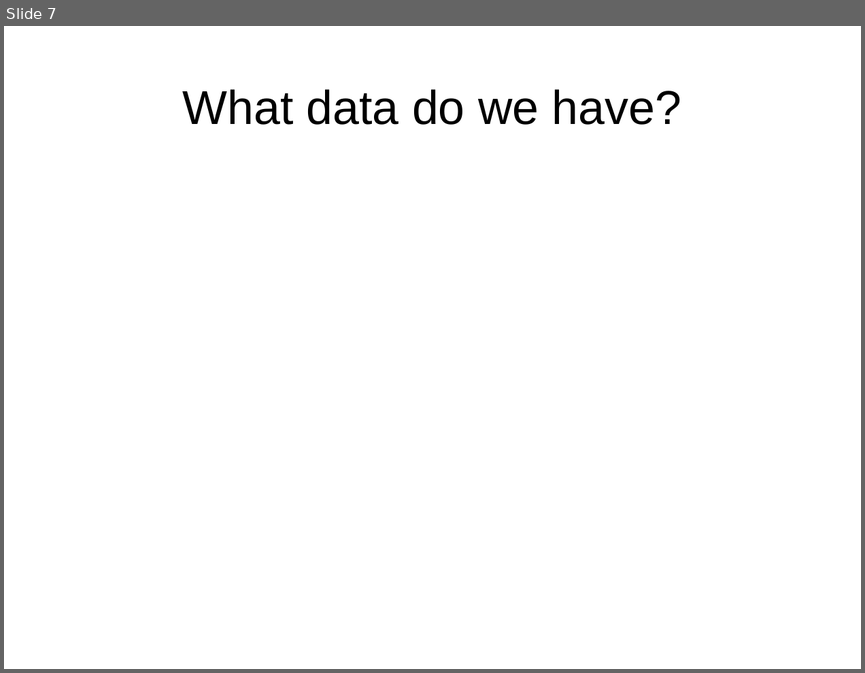
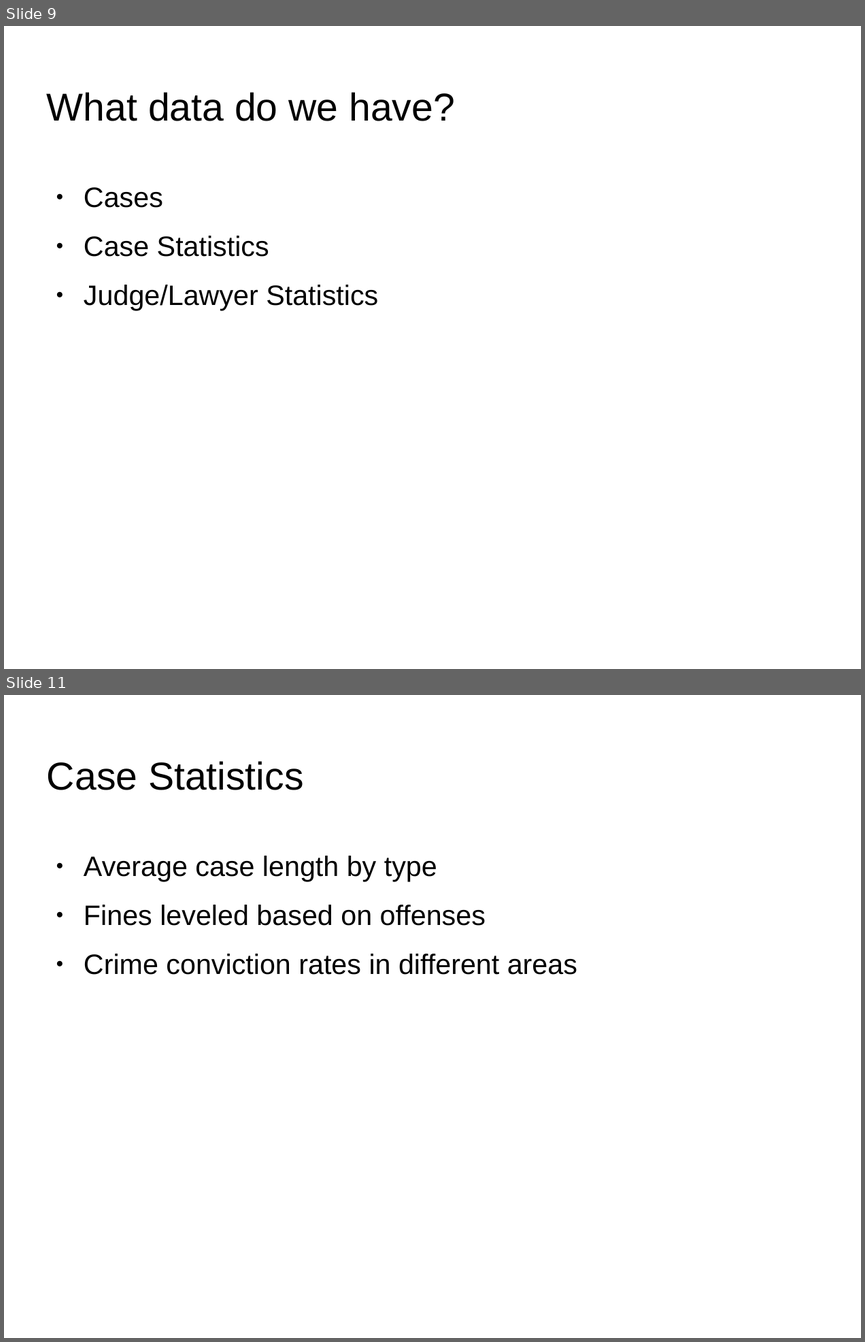
Before and after one commit to utecht/public_data, a slide deck: public_data.odp. Shown one above the other, each under a label of ours: slide 7 before the commit, slides 9 and 11 after it; the slides between them are not shown. The pictures are 865x673 and 865x1342 pixels, drawn with LibreOffice and Linux fonts; fonts in the diff are those of the drawing; background and template pictures are left out. Boxes give left, top, right and bottom in pixels: in the first picture for what was removed or moved away, otherwise in the second. Text is boxed around its words. In the diff, an @@ line names an element or a change of style, - is before the commit and + after.

```diff
--- a/public_data.odp
+++ b/public_data.odp
@@ slide 11 added at [4, 695, 861, 1338], background picture (left out) @@
@@ title added at [47, 761, 303, 790], 36 pt, text #000000 @@
+Case Statistics
@@ text added at [84, 855, 577, 974], 26 pt, text #000000 @@
+● Average case length by type
+● Fines leveled based on offenses
+● Crime conviction rates in different areas
@@ what was slide 7 is now slide 9 @@
@@ slide 9 changed as well @@
@@ title "What data do we have?": place and size @@
-title "What data do we have?" at [183, 89, 681, 125]
+title "What data do we have?" at [47, 92, 455, 121]
@@ title "What data do we have?" at [47, 92, 455, 121]: size 44 to 36 pt; alignment centre to left @@
@@ text added at [84, 187, 378, 310], 26 pt, text #000000 @@
+● Cases
+● Case Statistics
+● Judge/Lawyer Statistics
```
Also in this commit, not shown: 12 other slides changed, 3 other slides added, 4 slides removed.
